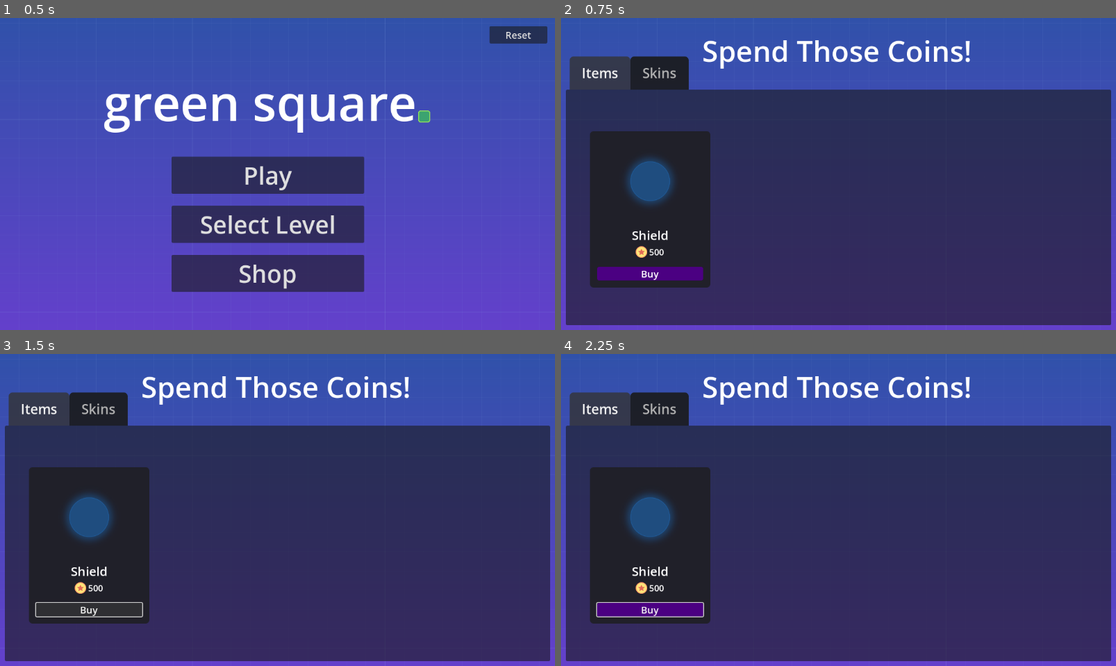
Above: before the commit, frames 1-4 (two rows, left to right).
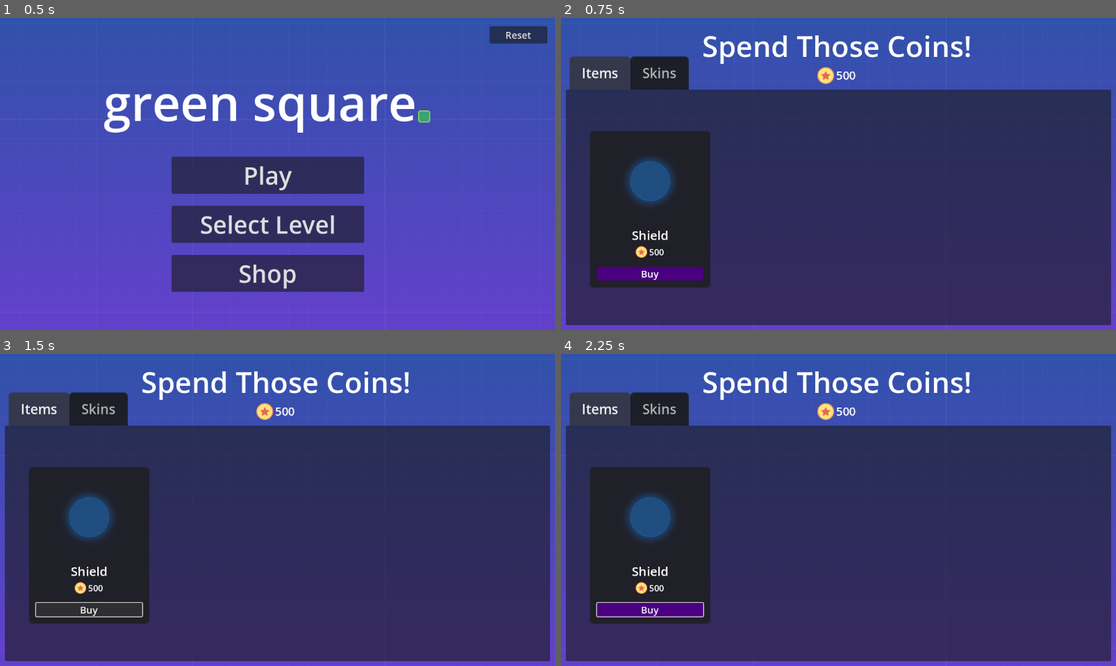
Above: after the commit, the same moments.

Repository: Aoshua/Geometric-2D-Platformer
Game: Godot game, scene res://src/ui/menus/main_menu.tscn
Same seed, same stepped clock (60 frames per second), same inputs: the game is played once before the commit and once after it. Sound files missing from this copy of the repository are replaced by a short silence.
Inputs (mouse positions are in pixels of both pictures, inside the frame that each line leads up to):
- Up to frame 1 (0.5 s): no input
- Up to frame 2 (0.75 s): click "Shop" at 0.5 s
- Up to frame 3 (1.5 s): click "Buy" at 1.25 s
- Up to frame 4 (2.25 s): tap Enter at 2 s; move the mouse to (960, 494) at 2.02 s; hold D (move_right) from 2.03 s (still down); click (960, 494) at 2.17 s

Frame 1 is identical in both runs. In frame 2, 1.8% of the frame differs, in the area x 25-74%, y 5-22%; in frame 3, 1.8%; in frame 4, 1.8%.

Commit message:
#6 added slot for current coins

Diff:
--- a/src/ui/menus/shop.tscn
+++ b/src/ui/menus/shop.tscn
@@ -34,7 +34,7 @@
 corner_radius_bottom_left = 8
 
 [sub_resource type="StyleBoxFlat" id="StyleBoxFlat_indigo"]
-bg_color = Color(0.294, 0.0, 0.51, 1.0)
+bg_color = Color(0.294, 0, 0.51, 1)
 corner_radius_top_left = 4
 corner_radius_top_right = 4
 corner_radius_bottom_right = 4
@@ -42,6 +42,8 @@
 
 [node name="Shop" type="CanvasLayer"]
 script = ExtResource("1_0tgnb")
+metadata/_edit_vertical_guides_ = [1140.0, 570.0]
+metadata/_edit_horizontal_guides_ = [-200.0]
 
 [node name="TextureRect" type="TextureRect" parent="."]
 offset_left = -105.0
@@ -69,15 +71,35 @@
 anchor_right = 0.5
 anchor_bottom = 0.5
 offset_left = -300.0
-offset_top = -10.0
+offset_top = -20.0
 offset_right = 261.0
-offset_bottom = 73.0
+offset_bottom = 63.0
 grow_horizontal = 2
 grow_vertical = 2
 theme = SubResource("Theme_hek2r")
 theme_override_font_sizes/font_size = 60
 text = "Spend Those Coins!"
 horizontal_alignment = 1
+
+[node name="CoinsContainer" type="HBoxContainer" parent="Header"]
+offset_left = -40.0
+offset_top = 86.0
+offset_right = 41.0
+offset_bottom = 121.0
+alignment = 1
+
+[node name="CoinIcon" type="TextureRect" parent="Header/CoinsContainer"]
+custom_minimum_size = Vector2(35, 35)
+layout_mode = 2
+texture = ExtResource("4_coin")
+expand_mode = 1
+stretch_mode = 5
+
+[node name="CurrentCoinsLabel" type="Label" parent="Header/CoinsContainer"]
+layout_mode = 2
+theme_override_font_sizes/font_size = 24
+text = "500"
+vertical_alignment = 1
 
 [node name="TabContainer" type="TabContainer" parent="."]
 anchors_preset = 15
Not shown: 2 places in src/ui/menus/shop.tscn that only renumber resources
